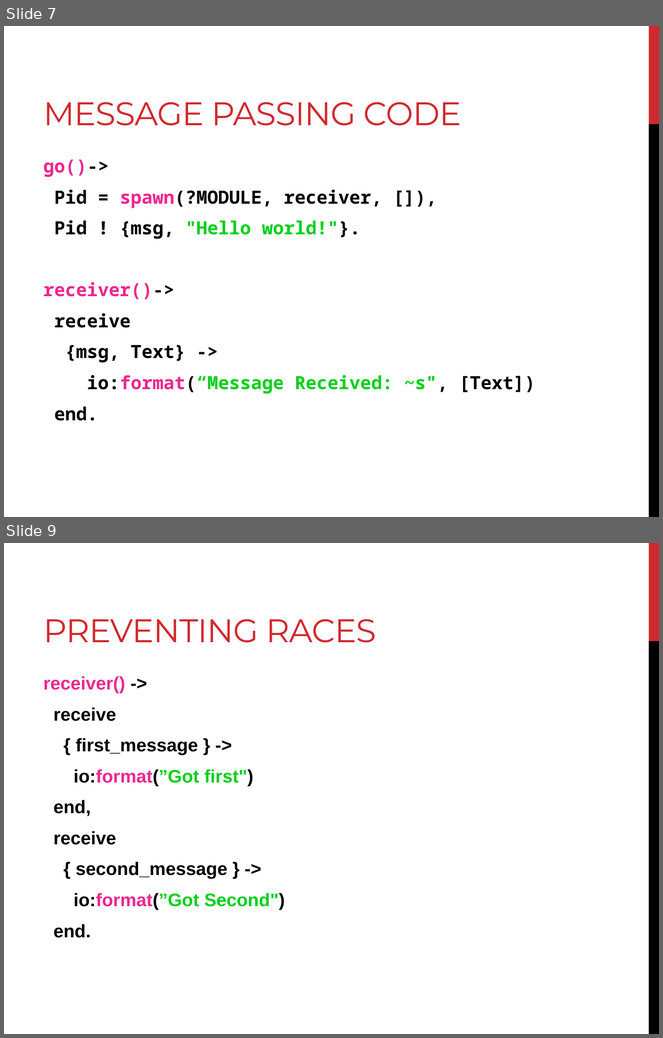
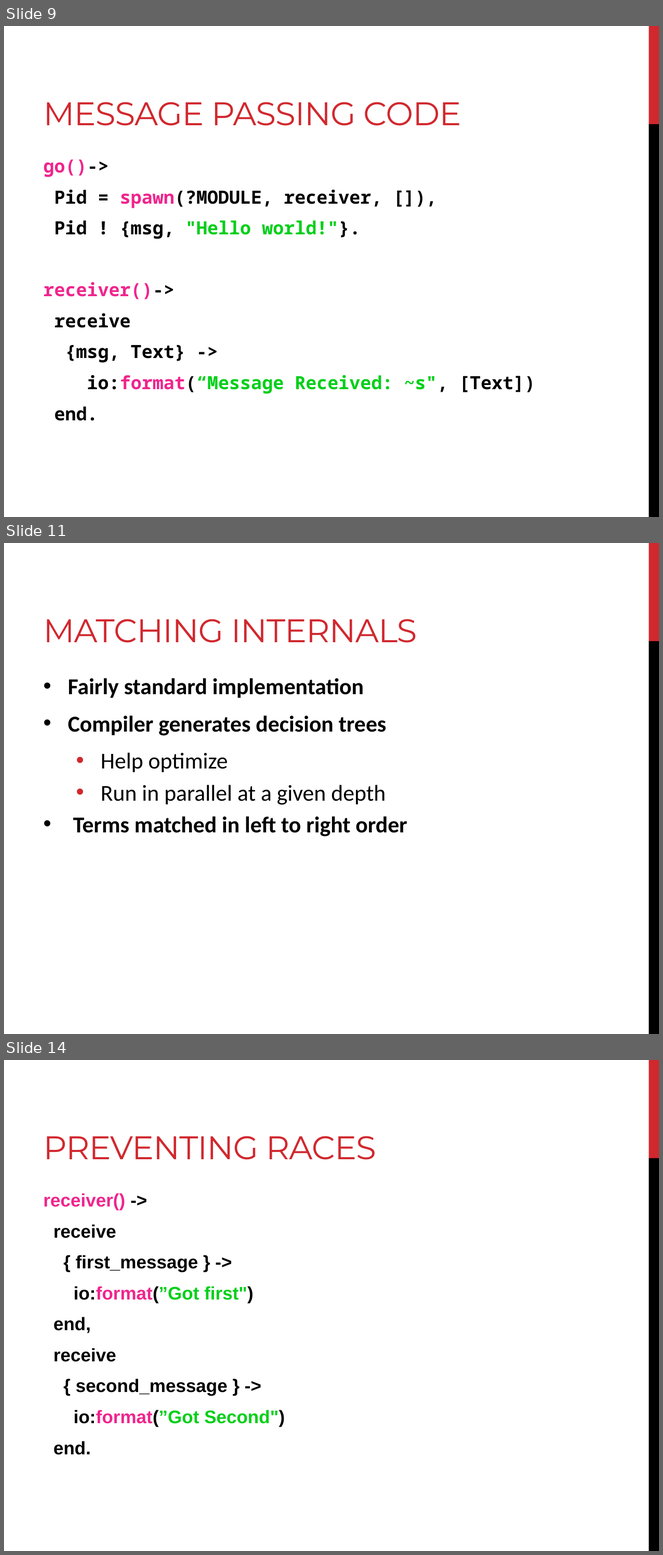
Before and after one commit to Matt8109/mcp_erlang, a slide deck: Presentation.pptx. Shown one above the other, each under a label of ours: slides 7 and 9 before the commit, slides 9, 11 and 14 after it; the slides between them are not shown. The pictures are 663x1038 and 663x1555 pixels, drawn with LibreOffice and Linux fonts; fonts in the diff are those of the drawing. Boxes give left, top, right and bottom in pixels: in the first picture for what was removed or moved away, otherwise in the second. Text is boxed around its words. In the diff, an @@ line names an element or a change of style, - is before the commit and + after.

```diff
--- a/Presentation.pptx
+++ b/Presentation.pptx
@@ slide 11 added at (4,543,659,1034), background #FFFFFF; not listed: 2 template elements that a slide beside it also shows @@
@@ title added at (44,619,417,643), 36 pt, text #D1282E @@
+MATCHING INTERNALS
@@ text added at (68,678,407,837), 25 pt, text #000000, bold @@
+• Fairly standard implementation
+• Compiler generates decision trees
+  • Help optimize
+  • Run in parallel at a given depth
+• Terms matched in left to right order
@@ what was slide 7 is now slide 9 @@
@@ what was slide 9 is now slide 14 @@
```
Also in this commit, not shown: 2 slides changed, 6 other slides added, 1 other file.
